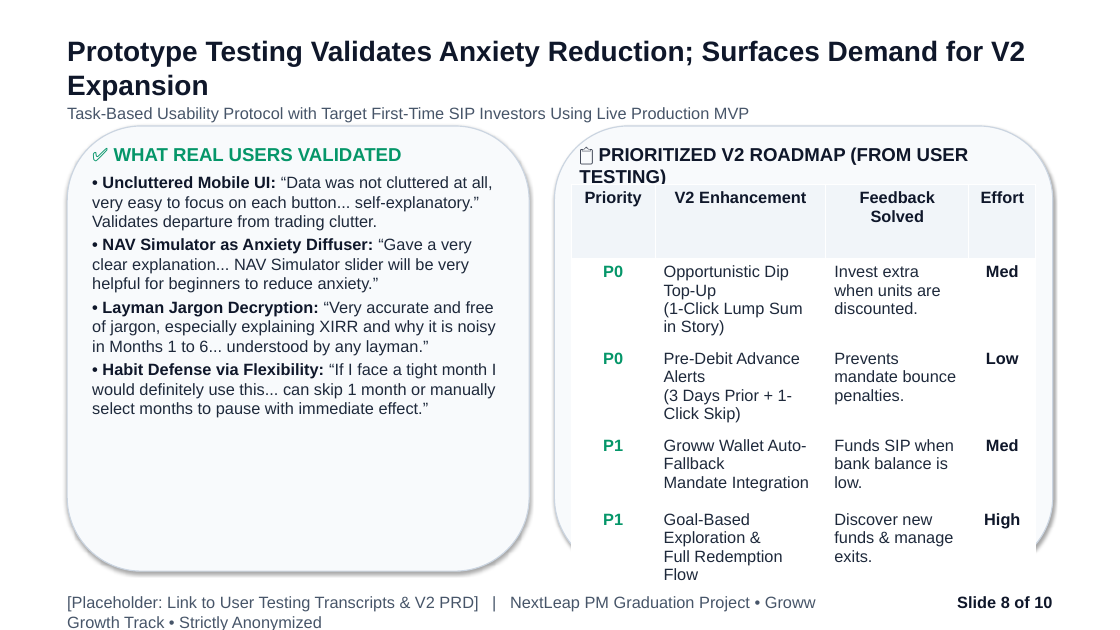
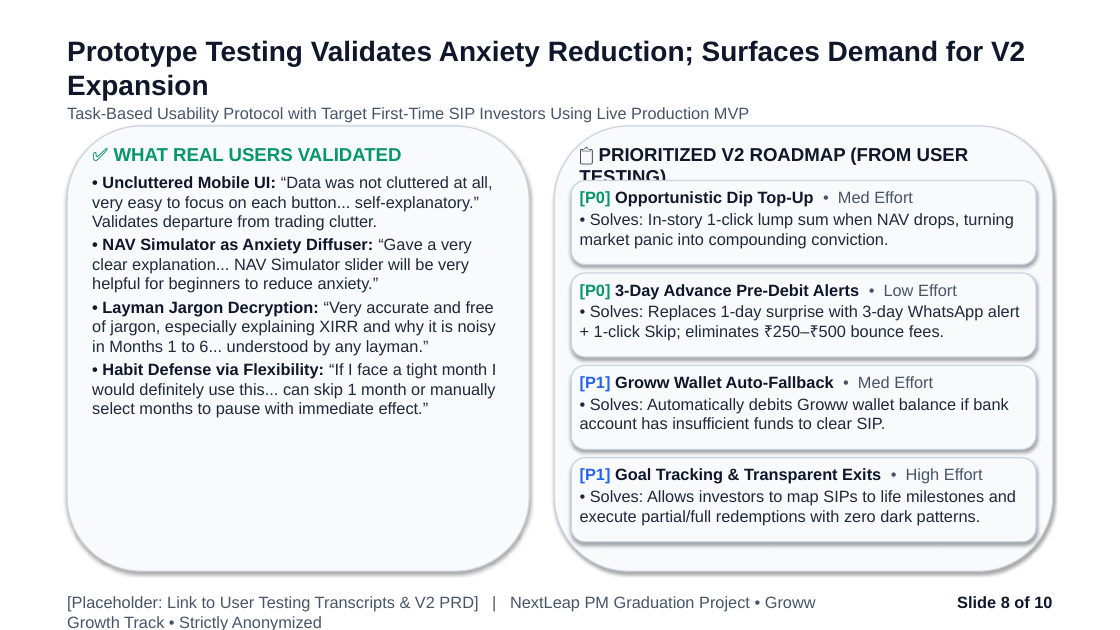
Before and after one commit to emilgeorgefranc95/NL_Grad_Proj_MVP_1, a slide deck: slide 8 of NL_Groww.pptx. Drawn at 1120x630 pixels with LibreOffice and Linux fonts; fonts in the diff are those of the drawing. Boxes give left, top, right and bottom in pixels: in the first picture for what was removed or moved away, otherwise in the second. Text is boxed around its words. In the diff, an @@ line names an element or a change of style, - is before the commit and + after.

Commit message:
Replace Slide 8 table with high-contrast native cards to eliminate Google Slides table bugs

```diff
--- a/NL_Groww.pptx
+++ b/NL_Groww.pptx
@@ table removed at bbox=[571, 185, 1036, 584], 5 rows, 4 columns @@
-Priority | V2 Enhancement | Feedback Solved | Effort
-P0 | Opportunistic Dip Top-Up / (1-Click Lump Sum in Story) | Invest extra when units are discounted. | Med
-P0 | Pre-Debit Advance Alerts / (3 Days Prior + 1-Click Skip) | Prevents mandate bounce penalties. | Low
-P1 | Groww Wallet Auto-Fallback / Mandate Integration | Funds SIP when bank balance is low. | Med
-P1 | Goal-Based Exploration & / Full Redemption Flow | Discover new funds & manage exits. | High
@@ rounded rectangle added at bbox=[571, 181, 1036, 265], fill #F8FAFC, outline #CBD5E1 1 pt @@
@@ text added at bbox=[580, 191, 1014, 248], 14 pt, text #1E293B @@
+[P0] Opportunistic Dip Top-Up • Med Effort
+• Solves: In-story 1-click lump sum when NAV drops, turning market panic into compounding conviction.
@@ rounded rectangle added at bbox=[571, 273, 1036, 357], fill #F8FAFC, outline #CBD5E1 1 pt @@
@@ text added at bbox=[580, 284, 1020, 341], 14 pt, text #1E293B @@
+[P0] 3-Day Advance Pre-Debit Alerts • Low Effort
+• Solves: Replaces 1-day surprise with 3-day WhatsApp alert + 1-click Skip; eliminates ₹250–₹500 bounce fees.
@@ rounded rectangle added at bbox=[571, 365, 1036, 450], fill #F8FAFC, outline #CBD5E1 1 pt @@
@@ text added at bbox=[580, 376, 1008, 429], 14 pt, text #1E293B @@
+[P1] Groww Wallet Auto-Fallback • Med Effort
+• Solves: Automatically debits Groww wallet balance if bank account has insufficient funds to clear SIP.
@@ rounded rectangle added at bbox=[571, 458, 1036, 542], fill #F8FAFC, outline #CBD5E1 1 pt @@
@@ text added at bbox=[580, 468, 1016, 526], 14 pt, text #1E293B @@
+[P1] Goal Tracking & Transparent Exits • High Effort
+• Solves: Allows investors to map SIPs to life milestones and execute partial/full redemptions with zero dark patterns.
```
Also in this commit, not shown: 3 other slides changed, 1 other file.
